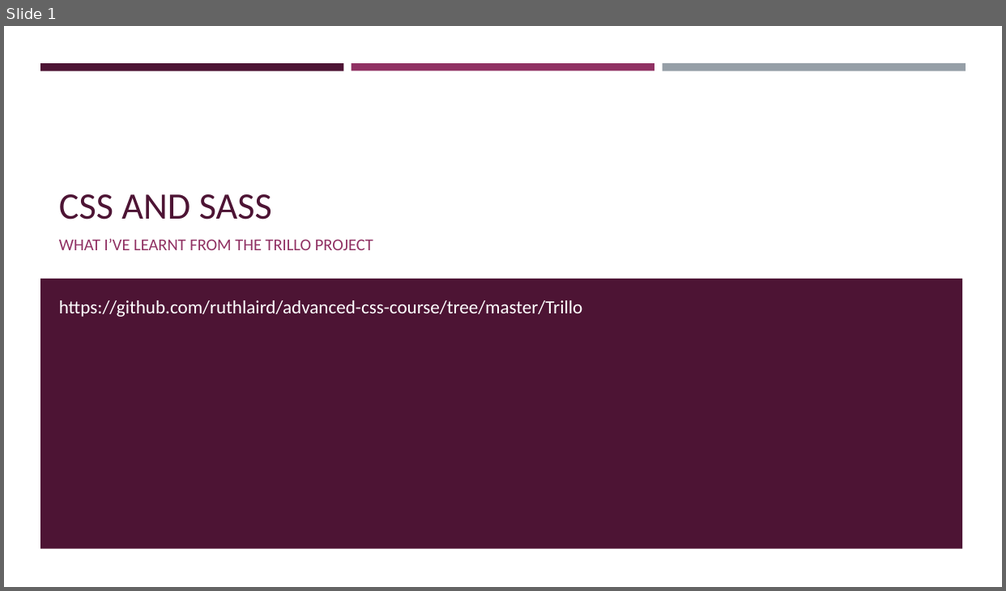
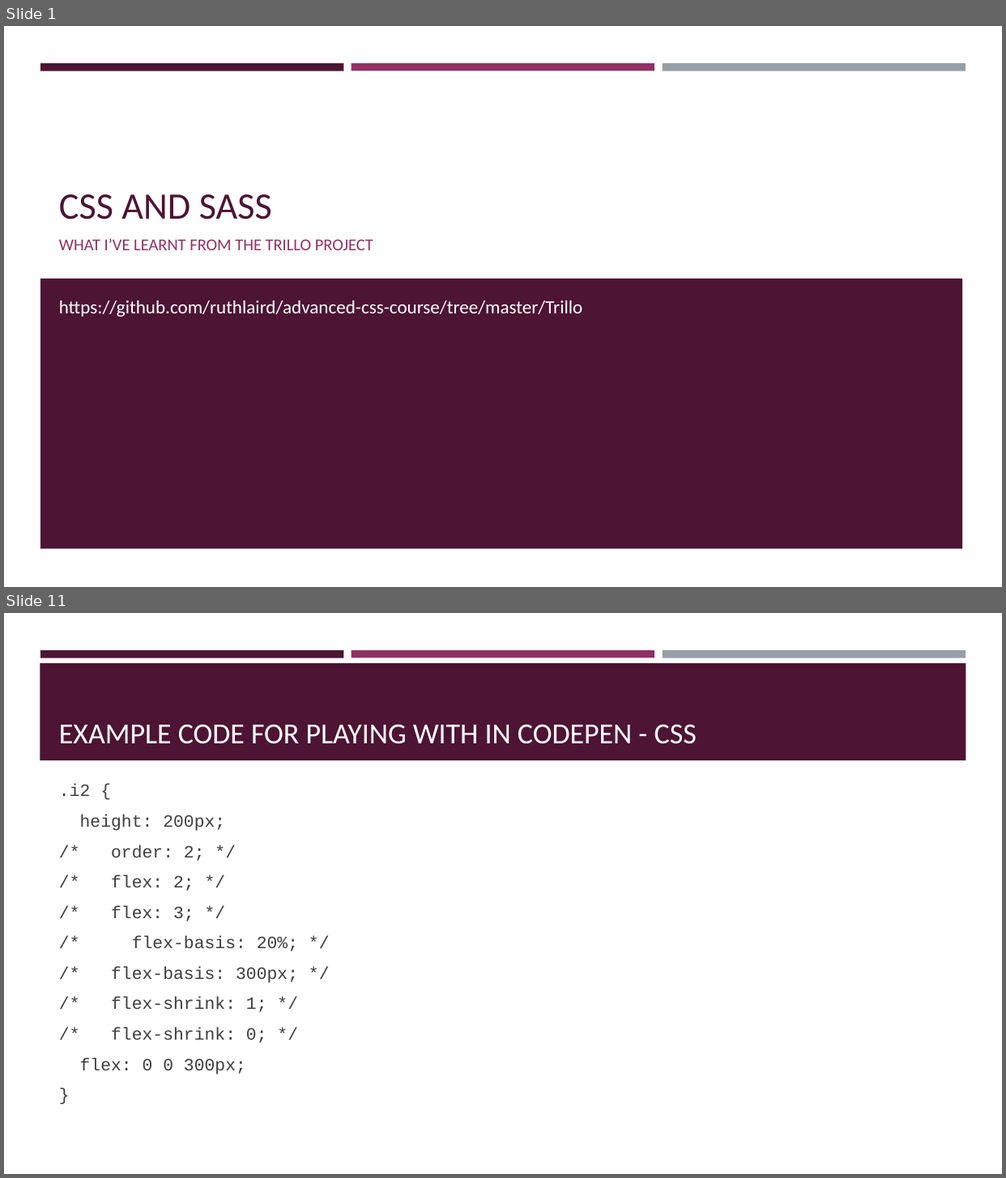
Before and after one commit to ruthlaird/advanced-css-course, a slide deck: Trillo/presentation/Trillo project - what I learnt.pptx. Shown one above the other, each under a label of ours: slide 1 before the commit, slides 1 and 11 after it; the slides between them are not shown. The pictures are 1006x591 and 1006x1178 pixels, drawn with LibreOffice and Linux fonts; fonts in the diff are those of the drawing. Boxes give left, top, right and bottom in pixels: in the first picture for what was removed or moved away, otherwise in the second. Text is boxed around its words. In the diff, an @@ line names an element or a change of style, - is before the commit and + after.

```diff
--- a/Trillo/presentation/Trillo project - what I learnt.pptx
+++ b/Trillo/presentation/Trillo project - what I learnt.pptx
@@ slide 11 added at <box>4,613,1002,1174</box>, background #FFFFFF; not listed: 3 template elements that a slide beside it also shows @@
@@ rectangle added at <box>40,663,966,760</box>, fill #4D1434 @@
@@ title added at <box>59,724,697,744</box>, 28 pt, text #FFFFFF @@
+EXAMPLE CODE FOR PLAYING WITH IN CODEPEN - CSS
@@ text added at <box>59,784,298,1075</box>, 16.6 pt, text #3D3D3D @@
+.i2 {
+height: 200px;
+/* order: 2; */
+/* flex: 2; */
+/* flex: 3; */
+/* flex-basis: 20%; */
+/* flex-basis: 300px; */
+/* flex-shrink: 1; */
+/* flex-shrink: 0; */
+flex: 0 0 300px;
+}
```
Also in this commit, not shown: 16 other slides added, 8 other files.
